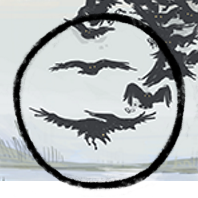
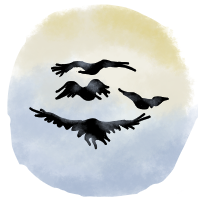
Layered file, before and after one edit (198 × 198). Changes by layer:
hid "Layer 3(pasted).PNG", painted on it over [0, 0, 198, 197]
hid "Layer 3(pasted)", opacity 100% → 61%, painted on it over [0, 0, 198, 197]
added layer "Layer 5" above "Layer 6" over [0, 0, 192, 192]
added layer "Layer 4" above "Background" over [0, 0, 198, 197]
